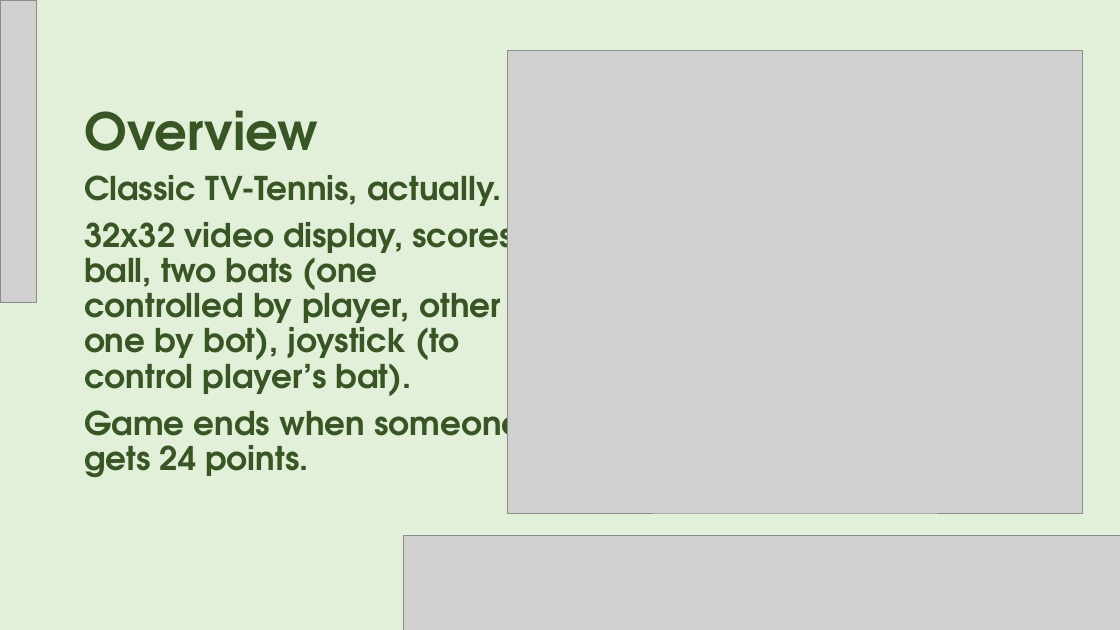
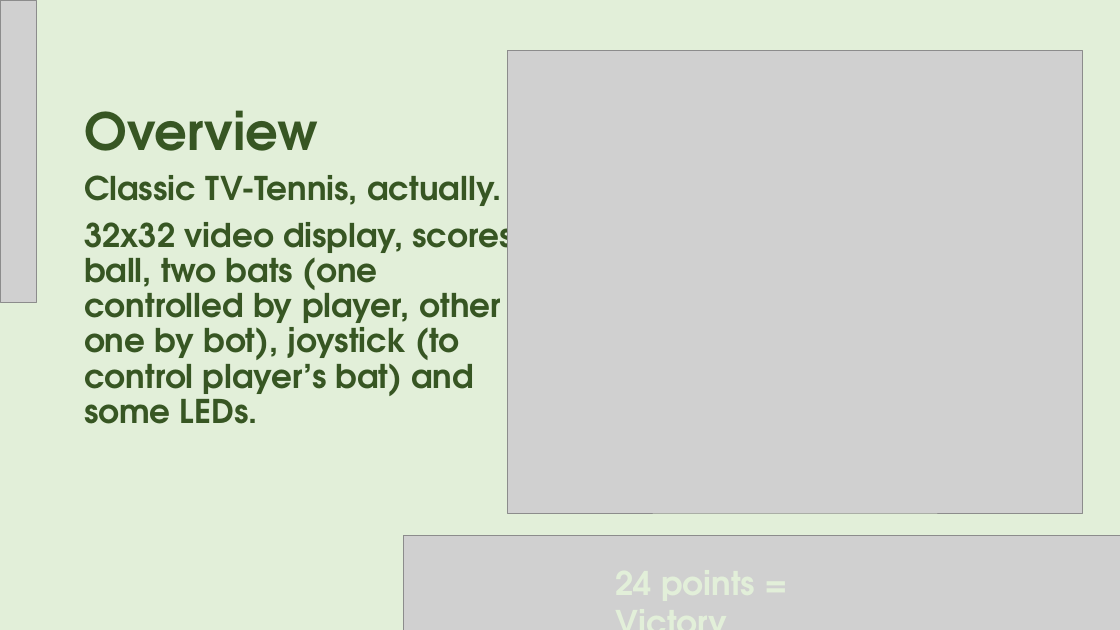
Before and after one commit to AsphodelRem/tv-tennis, a slide deck: slide 4 of presentation.pptx. Drawn at 1120x630 pixels with LibreOffice and Linux fonts; fonts in the diff are those of the drawing; grey boxes stand for pictures. Boxes give left, top, right and bottom in pixels: in the first picture for what was removed or moved away, otherwise in the second. Text is boxed around its words. In the diff, an @@ line names an element or a change of style, - is before the commit and + after.

```diff
--- a/presentation.pptx
+++ b/presentation.pptx
@@ text at <box>84,211,523,424</box>: text changed @@
-32x32 video display, scores, ball, two bats (one controlled by player, other one by bot), joystick (to control player’s bat).
-Game ends when someone gets 24 points.
+32x32 video display, scores, ball, two bats (one controlled by player, other one by bot), joystick (to control player’s bat) and some LEDs.
@@ text added at <box>607,559,917,607</box>, 28 pt, text #E2EFD9, bold @@
+24 points = Victory
```
Also in this commit, not shown: 9 other slides changed.
